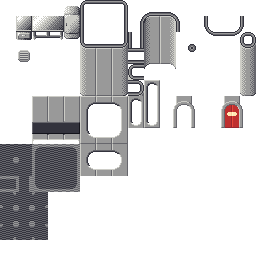
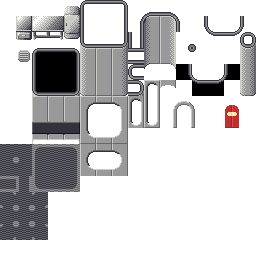
Layer changes from the first 256 × 256 image to the second:
painted on "wall" over 32, 48, 243, 128
